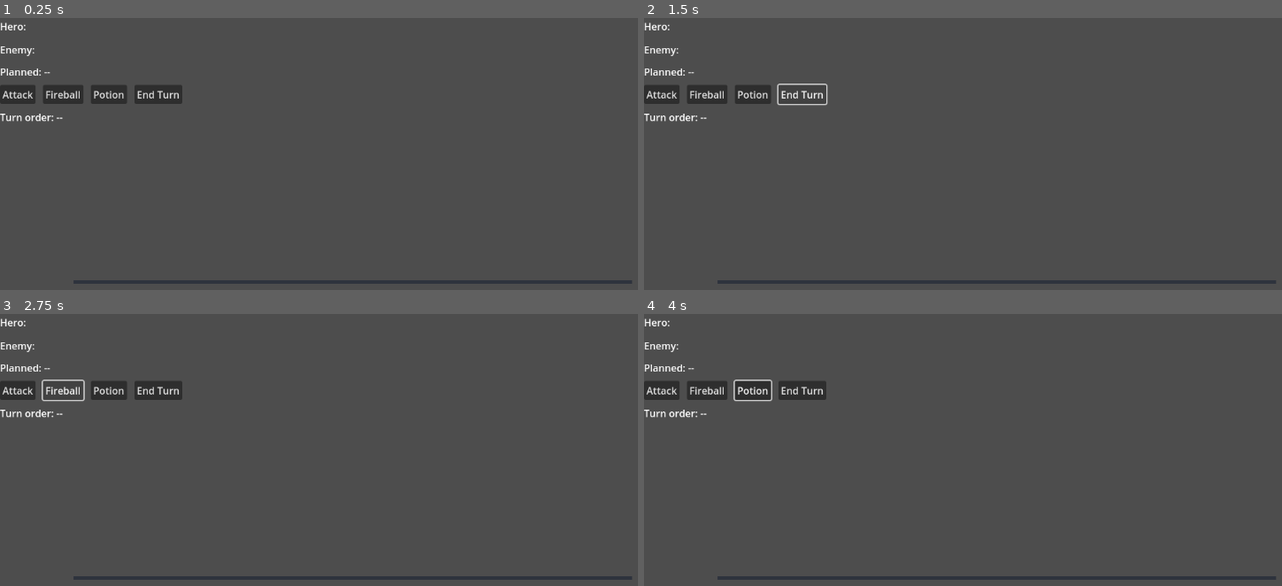
Above: before the commit, frames 1-4 (two rows, left to right).
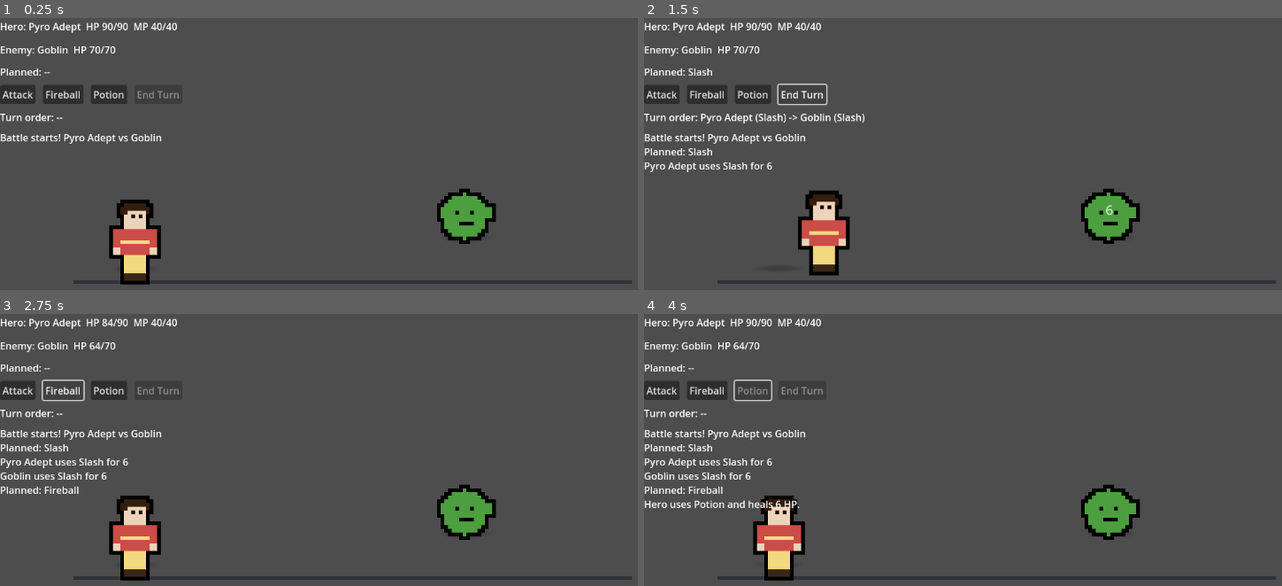
Above: after the commit, the same moments.

Repository: badnewsgoonies-dot/golden
Game: Godot game, scene res://scenes/Main.tscn
The game is run twice, just before and just after one commit, with the same random seed, the same clock (stepped at 60 frames per second) and the same inputs.
Inputs (mouse positions are in pixels of both pictures, inside the frame that each line leads up to):
- Up to frame 1 (0.25 s): no input
- Up to frame 2 (1.5 s): click "Attack" at 0.5 s; click "End Turn" at 1.25 s
- Up to frame 3 (2.75 s): click "Fireball" at 2 s
- Up to frame 4 (4 s): click "Potion" at 2.75 s; tap Enter at 3.5 s; move the mouse to (1154, 493) at 3.52 s; hold Up from 3.53 s (still down); tap 1 at 3.6 s; click (1154, 493) at 3.67 s

The runs differ from the first frame. In frame 1, 4.3% of the frame differs, in the area x 0-78%, y 1-99%; in frame 2, 5.1%; in frame 3, 5.1%; in frame 4, 5.4%.
Error before the commit: Parse Error: Cannot find member "xform" in base "Transform2D". (res://scenes/BattleScene.gd:529)

Commit message:
Fix damage popup position calculation in BattleScene
Replaces the use of xform() with the multiplication operator for transforming world position to local position in spawn_damage_popup. This ensures compatibility with Godot 4's Transform2D API and corrects the popup placement.

Diff:
--- a/scenes/BattleScene.gd
+++ b/scenes/BattleScene.gd
@@ -526,7 +526,8 @@
 	if popup_label == null:
 		return
 	var world_pos: Vector2 = node.get_global_transform_with_canvas().origin
-	var local_pos: Vector2 = popups_container.get_global_transform_with_canvas().affine_inverse().xform(world_pos)
+	var local_transform: Transform2D = popups_container.get_global_transform_with_canvas().affine_inverse()
+	var local_pos: Vector2 = local_transform * world_pos
 	var text: String
 	if miss:
 		text = "Miss"
